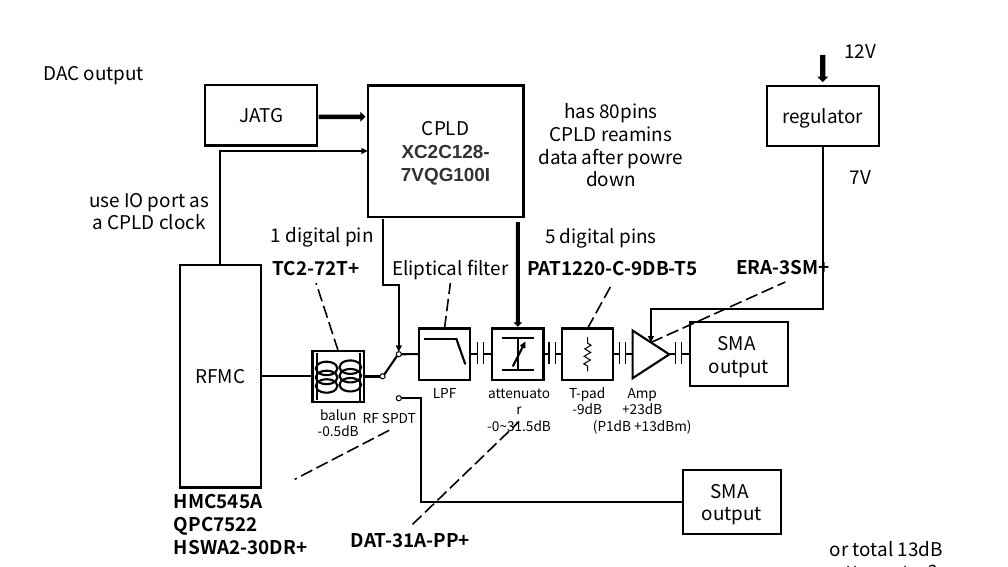
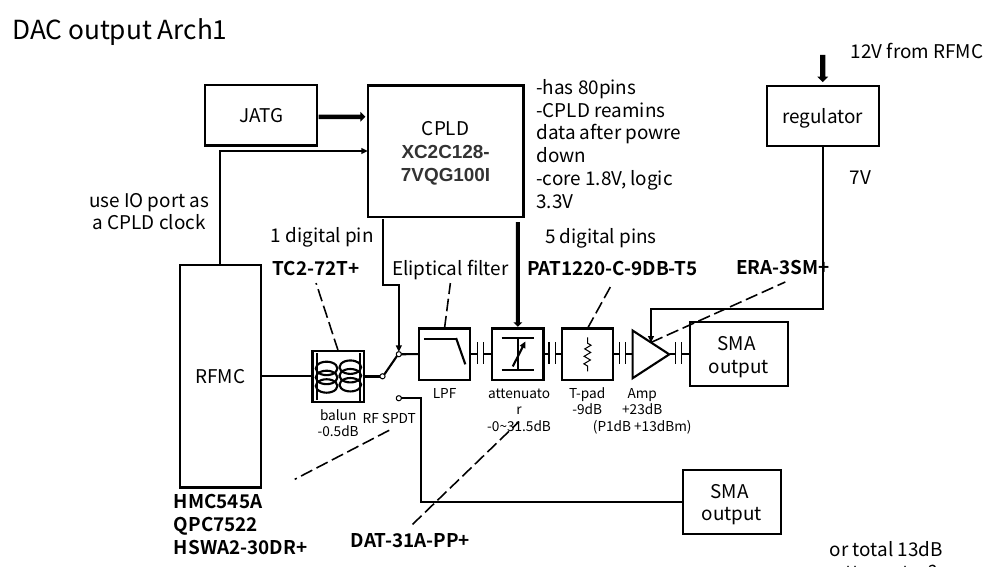
Before and after one commit to snu-quiqcl/RFSoC_FrontEnd, a slide deck: slide 6 of Documents/PPT/RFSoC RF FrontEnd_v1_00.pptx (slide 5 before the commit). Drawn at 1008x567 pixels with LibreOffice and Linux fonts; fonts in the diff are those of the drawing. Boxes give left, top, right and bottom in pixels: in the first picture for what was removed or moved away, otherwise in the second. Text is boxed around its words. In the diff, an @@ line names an element or a change of style, - is before the commit and + after.

```diff
--- a/Documents/PPT/RFSoC RF FrontEnd_v1_00.pptx
+++ b/Documents/PPT/RFSoC RF FrontEnd_v1_00.pptx
@@ text at (x1=12, y1=18, x2=228, y2=45): text changed; size 18 to 25 pt @@
-DAC output
+DAC output Arch1
@@ text at (x1=851, y1=42, x2=983, y2=59): text changed @@
-12V
+12V from RFMC
@@ text at (x1=536, y1=79, x2=682, y2=209): text changed @@
-has 80pins
-CPLD reamins data after powre down
+-has 80pins
+-CPLD reamins data after powre down
+-core 1.8V, logic 3.3V
```
Also in this commit, not shown: 2 other slides changed, 8 slides added, 45 other files.
